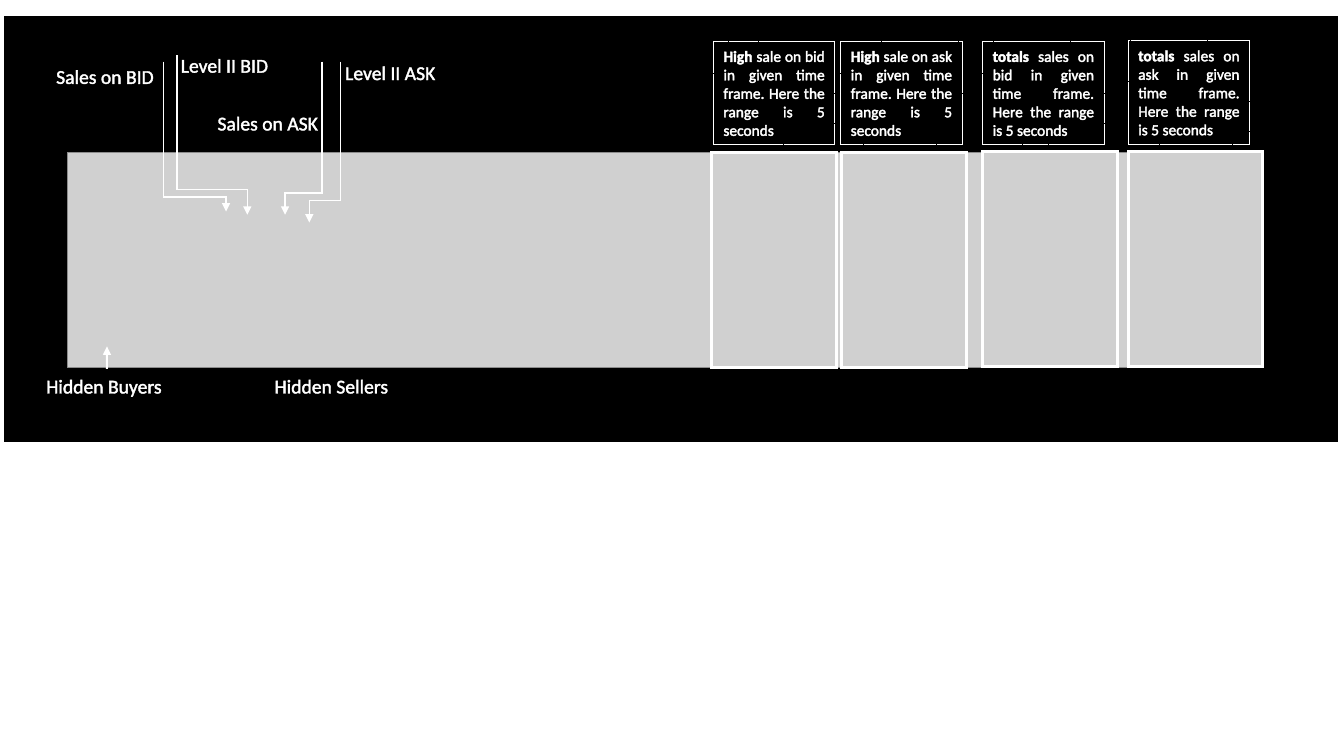
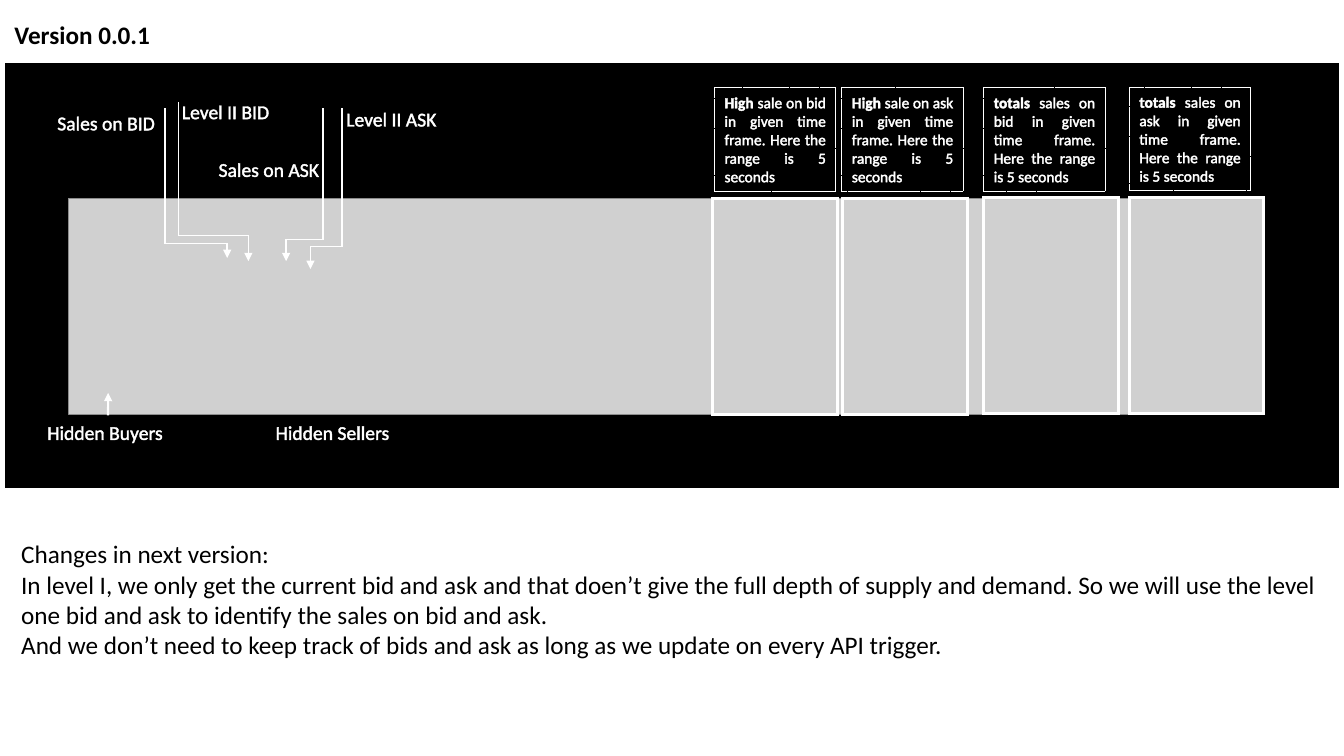
Before and after one commit to dhanushanthp/Level2Trader, a slide deck: slide 1 of Documentation.pptx. Drawn at 1344x756 pixels with LibreOffice and Linux fonts; fonts in the diff are those of the drawing; grey boxes stand for pictures. Boxes give left, top, right and bottom in pixels: in the first picture for what was removed or moved away, otherwise in the second. Text is boxed around its words. In the diff, an @@ line names an element or a change of style, - is before the commit and + after.

Commit message:
Adding top sales

```diff
--- a/Documentation.pptx
+++ b/Documentation.pptx
@@ text added at bbox=[14, 26, 150, 45], 18 pt, text #000000, bold @@
+Version 0.0.1
@@ 9 rectangles, 6 texts, 4 elbow arrows, 1 picture, 1 arrow: place and size @@
-9 rectangles, 6 texts, 4 elbow arrows, 1 picture, 1 arrow at bbox=[5, 17, 1338, 442]
+9 rectangles, 6 texts, 4 elbow arrows, 1 picture, 1 arrow at bbox=[6, 64, 1339, 488]
@@ text added at bbox=[21, 545, 1315, 659], 18 pt, text #000000 @@
+Changes in next version:
+In level I, we only get the current bid and ask and that doen’t give the full depth of supply and demand. So we will use the level one bid and ask to identify the sales on bid and ask.
+And we don’t need to keep track of bids and ask as long as we update on every API trigger.
```
Also in this commit, not shown: 8 other files.
